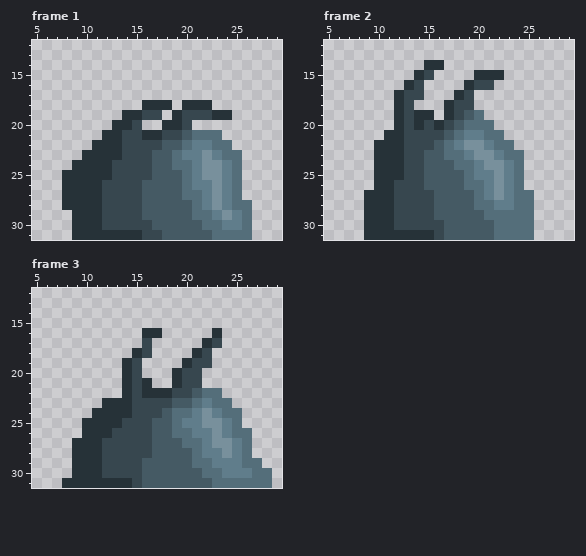
Pixel-art file, stored at Aseprite/Enemies/Slime/slime_idle.aseprite. The picture above is the old version.
64x64 pixels, 4 frames. Shown: frame 1: x 5..29, y 12..31; frame 2: x 5..29, y 12..31; frame 3: x 5..29, y 12..31. The old version is drawn lined up with the new one, on the new canvas. The commit also changed other frames, which this record leaves out.
The result:
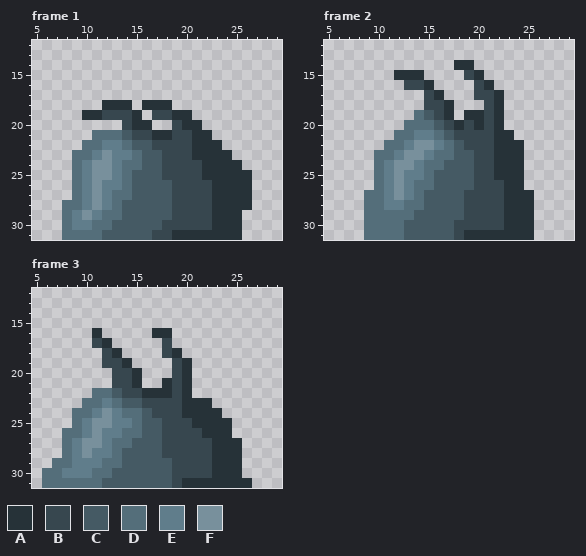
Palette (. is transparent): A #263238  B #37474f  C #455a64  D #546e7a  E #607d8b  F #78909c
Changes in this commit:
canvas 64x64 -> 32x32, the old top-left corner now at -13,-16 (the part of the old canvas that was cut away was empty and is not shown)
Changed rows in their new state; - is an unchanged pixel.
Frame 1:
first column x 8:
18 ----AAA-----...----
19 --AABBB-.-B-A....--
20 -----.BAA-.BAA-----
21 ---DDDC-B-A-BAA.---
22 --DDEEDCC-BBBAAA.--
23 -DDEFEEDC-BBBAAAA.-
24 -DEFFEDDC-BBBBAAAA-
25 .DEFFEDCC-BBBBAAAAA
26 .DEFEEDC---BBBBAAAA
27 .DEFEDDC---BBBBAAAA
28 DDEFEDCC---BBBBAAAA
29 DEFEDDCC---BBBBAAA.
30 DEEDDCCCC-BBBBBAAA.
31 DDDDCCCCC-BAAAAAAA.
Frame 2:
first column x 9:
14 ------..-AA------
15 ---AA-.---B-..---
16 ----B-A---.-A----
17 ---...BA-..BBA---
18 ---..-BB-..-BA---
19 ---..DCB-.AABA---
20 ---.DDDC-ABABA---
21 --.DDEED-BBBBAA--
22 -.DDEFFE-CBBBAAA-
23 -DDEFFED-CCBBAAA-
24 -DEFFEDD-CCBBAAA-
25 -DEFEED---CBBAAA-
26 -DEFEDD---CBBBAA-
27 DDEFEDC---BBBBAAA
28 DDEEDDC---BBBBAAA
29 DDDDDCC---BBBBAAA
30 DDDDCCCC-BBBBBAAA
31 DDDDCCCC-BAAAAAAA
Frame 3:
first column x 6:
16 -----A----.-A----.-----
17 -----BA---.-B---..-----
18 ------BA-..-BA-..------
19 ------BB-.---B-..------
20 -------BBA---BA.-------
21 -------BBA.-ABA.-------
22 -----DDCB-----A...-----
23 ----DDEDCC---BAAA..----
24 ---DDEFEDDC-BBAAAA..---
25 ---DEFFEEDC-BBBAAAA.---
26 --DDEFEEDDC-BBBBAAA..--
27 --DEFFEDDCC-BBBBBAAA.--
28 --DEFEEDCCC-BBBBBAAA.--
29 -DDEEEDDCC---BBBBAAA..-
30 DDEEEDDCCC---BBBBAAA...
31 DDDDDDCCCC---BAAAAAAA..
